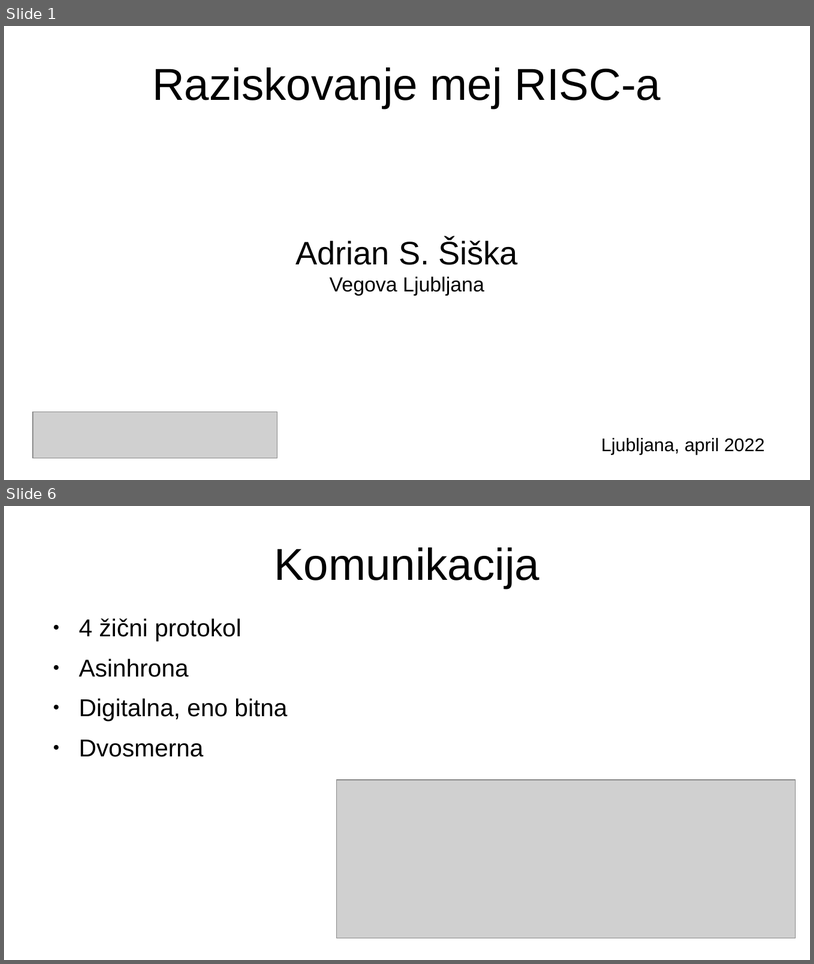
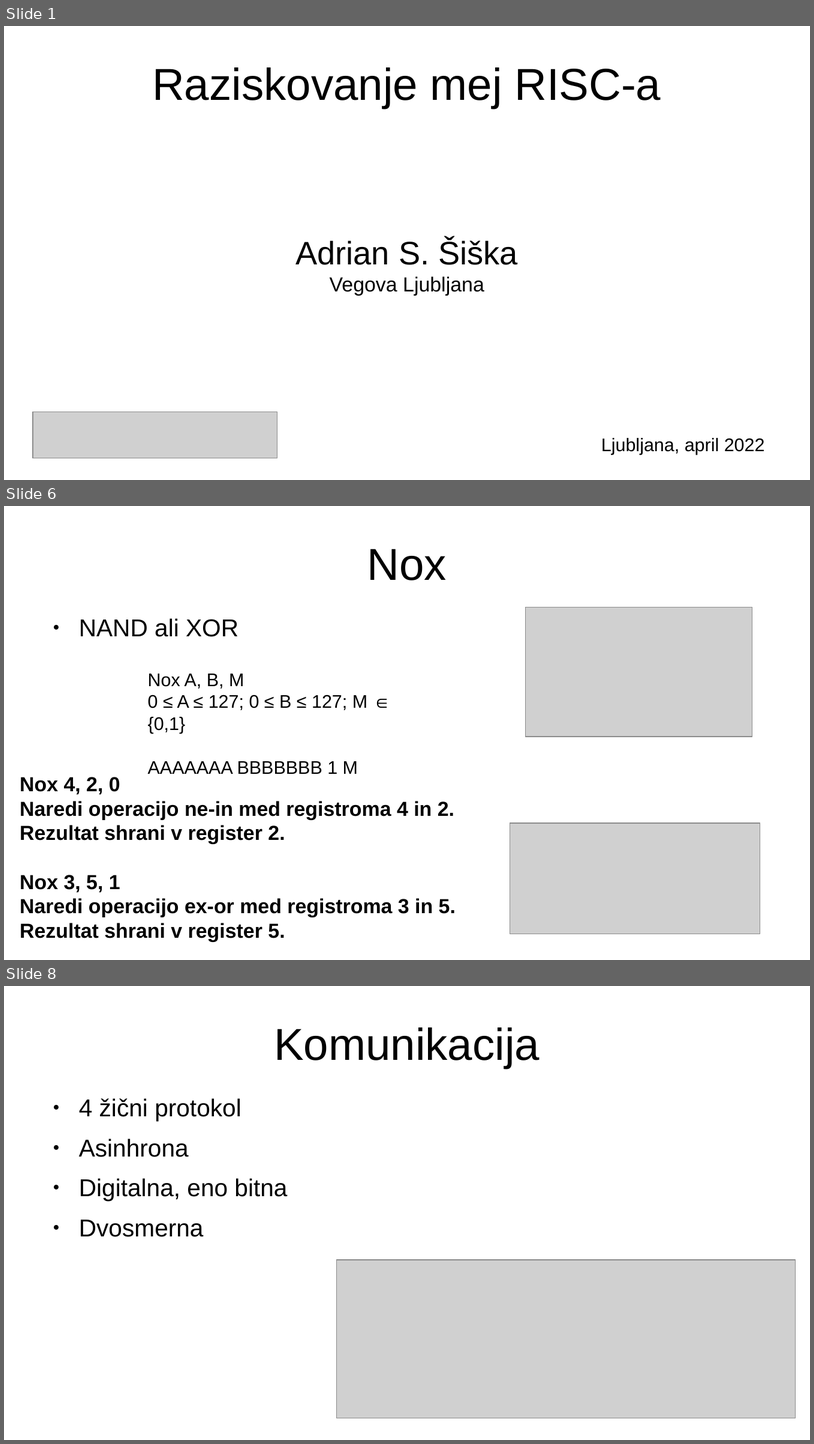
Before and after one commit to adimineman/raziskovalna, a slide deck: predstavitev.odp. Shown one above the other, each under a label of ours: slides 1 and 6 before the commit, slides 1, 6 and 8 after it; the slides between them are not shown. The pictures are 814x964 and 814x1444 pixels, drawn with LibreOffice and Linux fonts; fonts in the diff are those of the drawing; grey boxes stand for pictures. Boxes give left, top, right and bottom in pixels: in the first picture for what was removed or moved away, otherwise in the second. Text is boxed around its words. In the diff, an @@ line names an element or a change of style, - is before the commit and + after.

```diff
--- a/predstavitev.odp
+++ b/predstavitev.odp
@@ slide 6 added at (x1=4, y1=506, x2=810, y2=960), background #FFFFFF @@
@@ title added at (x1=368, y1=549, x2=447, y2=580), 44 pt, text #000000 @@
+Nox
@@ picture added at (x1=526, y1=607, x2=753, y2=736) @@
@@ text added at (x1=79, y1=618, x2=239, y2=637), 24 pt, text #000000 @@
+● NAND ali XOR
@@ text added at (x1=148, y1=673, x2=368, y2=774), 18 pt, text #000000 @@
+Nox A, B, M
+0 ≤ A ≤ 127; 0 ≤ B ≤ 127; M ∈ {0,1}
+AAAAAAA BBBBBBB 1 M
@@ text added at (x1=20, y1=777, x2=456, y2=942), 20 pt, text #000000, bold @@
+Nox 4, 2, 0
+Naredi operacijo ne-in med registroma 4 in 2.
+Rezultat shrani v register 2.
+Nox 3, 5, 1
+Naredi operacijo ex-or med registroma 3 in 5.
+Rezultat shrani v register 5.
@@ picture added at (x1=510, y1=823, x2=761, y2=933) @@
@@ what was slide 6 is now slide 8 @@
```
Also in this commit, not shown: 6 slides changed, 3 other slides added, 2 slides removed, 1 other file.
